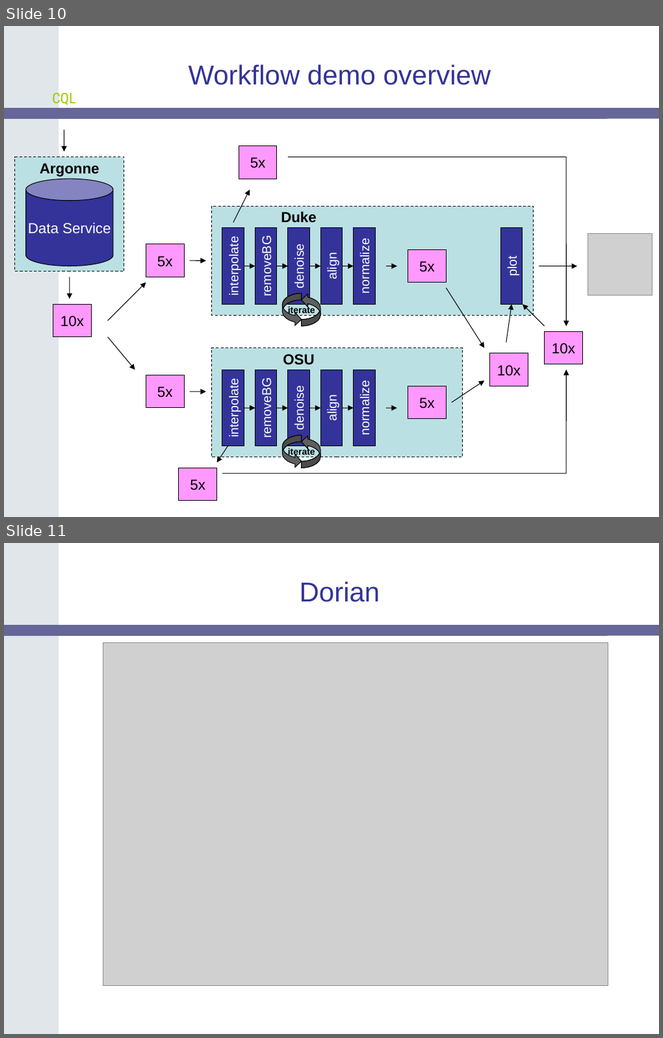
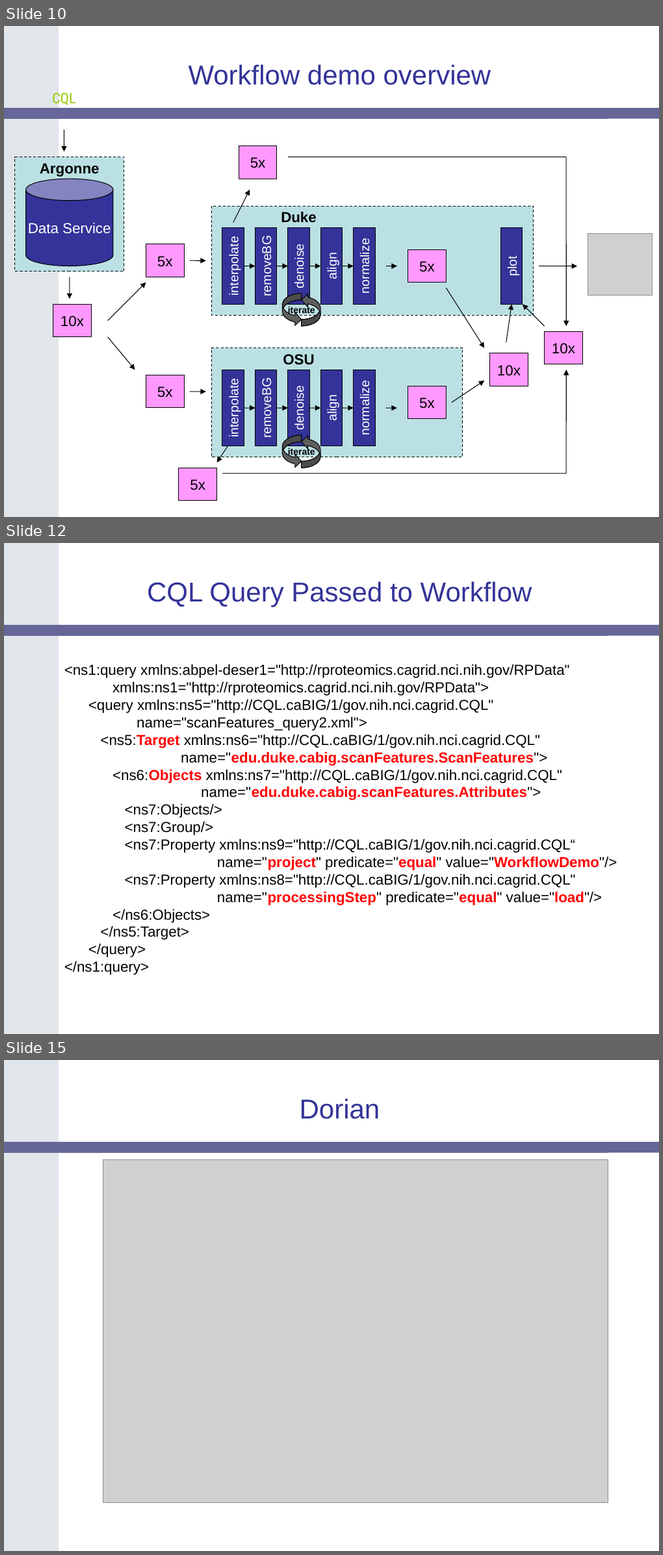
Before and after one commit to NCIP/cagrid-docs, a slide deck: presentations/200604_AnnualMeeting/caGrid-1.0-Demo.ppt. Shown one above the other, each under a label of ours: slides 10 and 11 before the commit, slides 10, 12 and 15 after it; the slides between them are not shown. The pictures are 663x1038 and 663x1555 pixels, drawn with LibreOffice and Linux fonts; fonts in the diff are those of the drawing; grey boxes stand for pictures; background and template pictures are left out. Boxes give left, top, right and bottom in pixels: in the first picture for what was removed or moved away, otherwise in the second. Text is boxed around its words. In the diff, an @@ line names an element or a change of style, - is before the commit and + after.

Commit message:
Updated workflow slides. Updated Argonne team members on Team List slide.

```diff
--- a/presentations/200604_AnnualMeeting/caGrid-1.0-Demo.ppt
+++ b/presentations/200604_AnnualMeeting/caGrid-1.0-Demo.ppt
@@ slide 12 added at (x1=4, y1=543, x2=659, y2=1034), background #FFFFFF; not listed: 2 template elements that a slide beside it also shows @@
@@ title added at (x1=147, y1=581, x2=532, y2=607), 30 pt, text #333399 @@
+CQL Query Passed to Workflow
@@ text added at (x1=64, y1=664, x2=618, y2=975), 16 pt, text #000000 @@
+<ns1:query xmlns:abpel-deser1="http://rproteomics.cagrid.nci.nih.gov/RPData"
+xmlns:ns1="http://rproteomics.cagrid.nci.nih.gov/RPData">
+<query xmlns:ns5="http://CQL.caBIG/1/gov.nih.nci.cagrid.CQL"
+name="scanFeatures_query2.xml">
+<ns5:Target xmlns:ns6="http://CQL.caBIG/1/gov.nih.nci.cagrid.CQL"
+name="edu.duke.cabig.scanFeatures.ScanFeatures">
+<ns6:Objects xmlns:ns7="http://CQL.caBIG/1/gov.nih.nci.cagrid.CQL"
+name="edu.duke.cabig.scanFeatures.Attributes">
+<ns7:Objects/>
+<ns7:Group/>
+<ns7:Property xmlns:ns9="http://CQL.caBIG/1/gov.nih.nci.cagrid.CQL“
+name="project" predicate="equal" value="WorkflowDemo"/>
+<ns7:Property xmlns:ns8="http://CQL.caBIG/1/gov.nih.nci.cagrid.CQL"
+name="processingStep" predicate="equal" value="load"/>
+</ns6:Objects>
+</ns5:Target>
+</query>
+</ns1:query>
@@ what was slide 11 is now slide 15 @@
```
Also in this commit, not shown: 2 slides changed, 3 other slides added.
